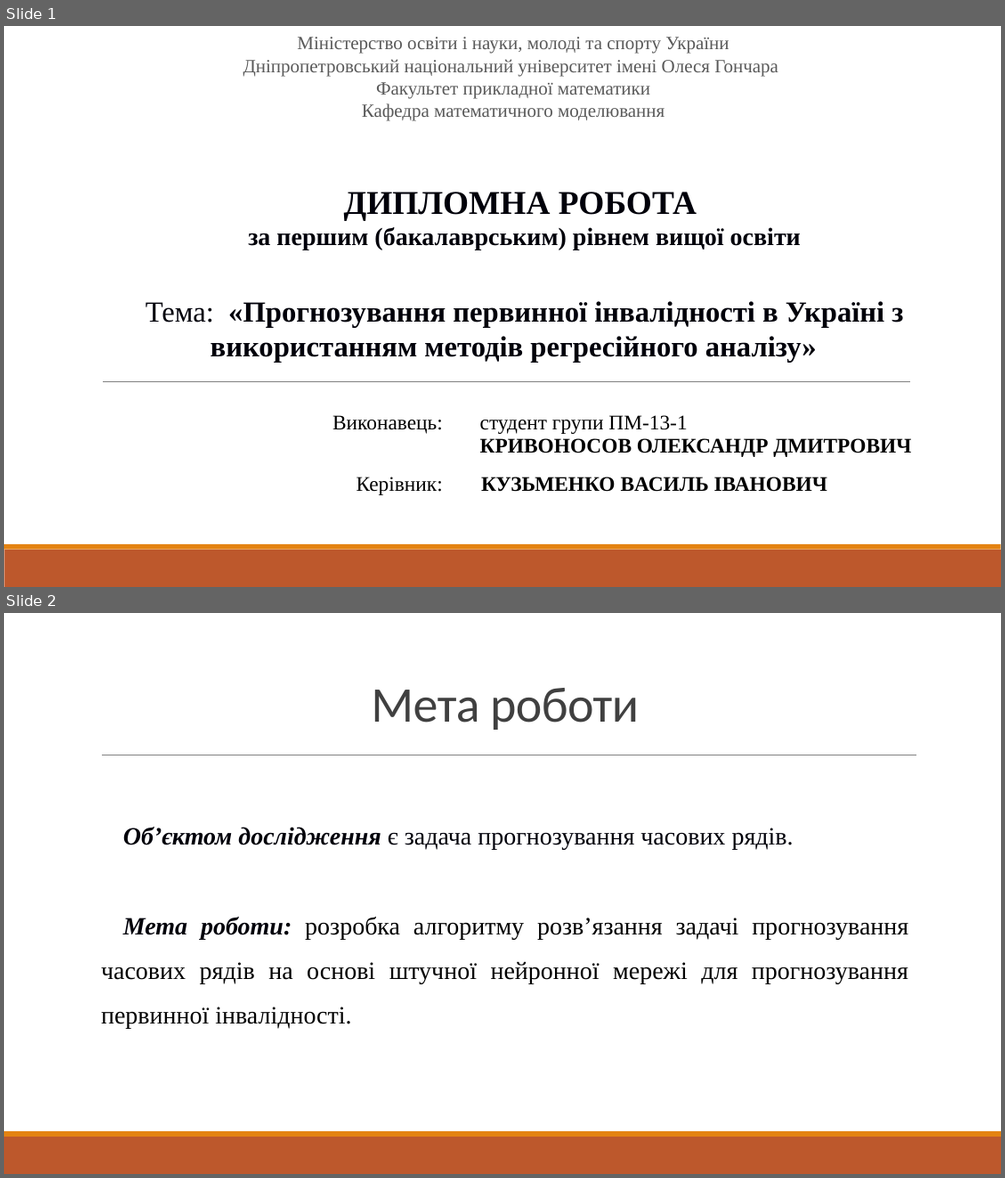
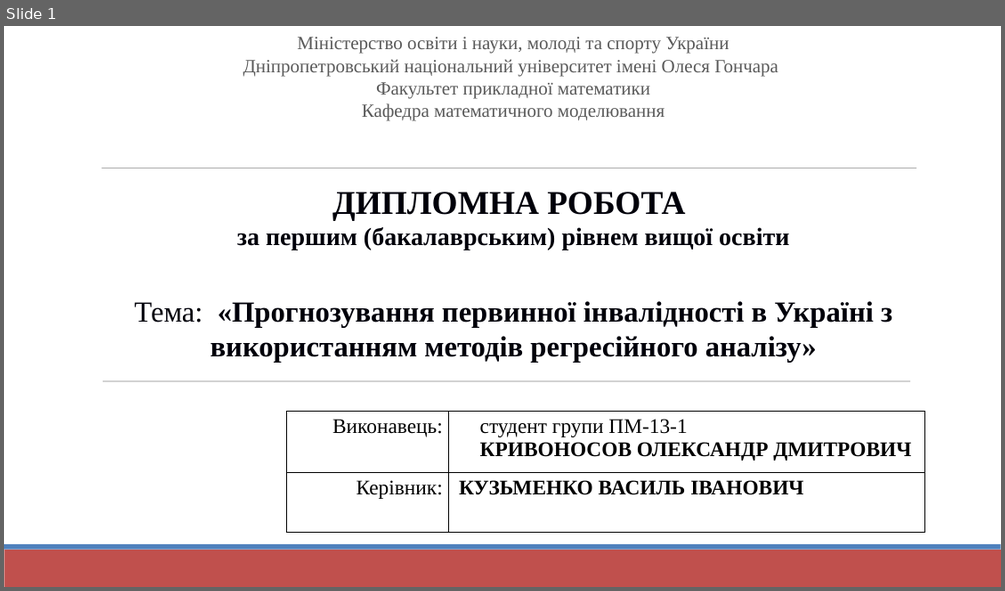
Before and after one commit to Sahlet/GammaNN, a slide deck: Documents/мой диплом/ПРЕЗЕНТАЦИЯ(предзащита).pptx. Shown one above the other, each under a label of ours: slides 1 and 2 before the commit, slide 1 after it. The pictures are 1005x1178 and 1005x591 pixels, drawn with LibreOffice and Linux fonts; fonts in the diff are those of the drawing. Boxes give left, top, right and bottom in pixels: in the first picture for what was removed or moved away, otherwise in the second. Text is boxed around its words. In the diff, an @@ line names an element or a change of style, - is before the commit and + after.

```diff
--- a/Documents/мой диплом/ПРЕЗЕНТАЦИЯ(предзащита).pptx
+++ b/Documents/мой диплом/ПРЕЗЕНТАЦИЯ(предзащита).pptx
@@ slide 2 removed at <box>4,613,1001,1174</box>, background #FFFFFF; not listed: 2 template elements that a slide beside it also shows @@
@@ title removed at <box>371,688,639,730</box> @@
-Мета роботи
@@ line removed from (102, 755) to (917, 755) @@
@@ text removed at <box>101,827,908,1029</box> @@
-Об’єктом дослідження є задача прогнозування часових рядів.
-Мета роботи: розробка алгоритму розв’язання задачі прогнозування часових рядів на основі штучної нейронної мережі для прогнозування первинної інвалідності.
@@ slide 1 changed as well @@
@@ line added from (102, 168) to (917, 168), #808080 0.51 pt @@
@@ text "ДИПЛОМНА РОБОТА" at <box>134,192,892,362</box>: indent changed @@
@@ line (103, 381) - (910, 381): stroke #808080 0.5 pt to #808080 0.51 pt @@
@@ table at <box>287,411,925,532</box> @@
@@ indent changed @@
@@ rectangle at <box>4,549,1001,587</box>: fill #BD582C to #C0504D @@
@@ rectangle at <box>4,544,1001,549</box>: fill #E48312 to #4F81BD @@
```
Also in this commit, not shown: 7 other slides changed, 3 slides added, 6 other slides removed, 7 other files.
